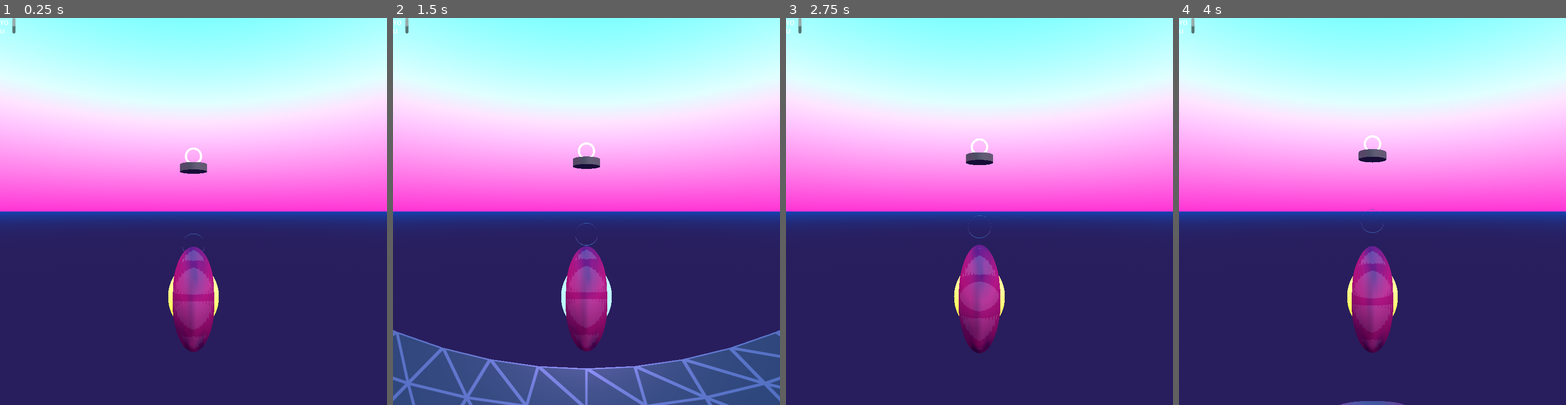
Above: before the commit, frames 1-4 (left to right).
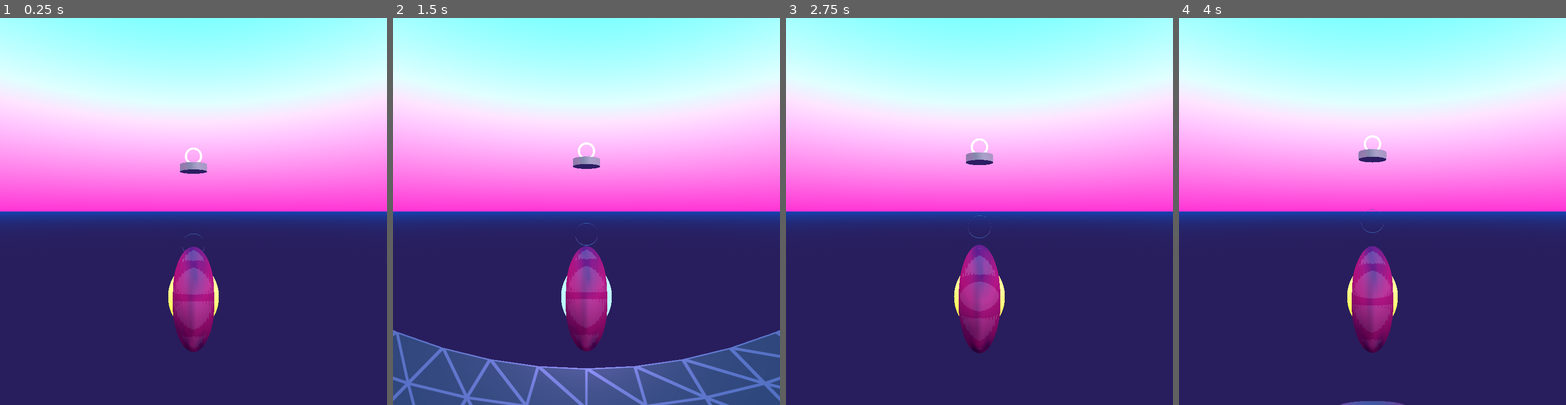
Above: after the commit, the same moments.

Repository: nergnezor/wheel
Game: Godot game, scene res://world.tscn
The game is run twice, just before and just after one commit, with the same random seed, the same clock (stepped at 60 frames per second) and the same inputs.
Inputs (mouse positions are in pixels of both pictures, inside the frame that each line leads up to):
- Up to frame 1 (0.25 s): no input
- Up to frame 2 (1.5 s): move the mouse to (671, 192) at 0.52 s; hold Right (ui_right) 0.53-1.28 s; click (671, 192) at 0.67 s; move the mouse to (509, 230) at 1.27 s; hold Down (ui_down) from 1.28 s (still down); click (509, 230) at 1.42 s
- Up to frame 3 (2.75 s): move the mouse to (1018, 126) at 2.02 s; release Down (ui_down) at 2.03 s; hold Right (ui_right) from 2.03 s (still down); click (1018, 126) at 2.17 s
- Up to frame 4 (4 s): move the mouse to (1353, 288) at 2.77 s; release Right (ui_right) at 2.78 s; hold Up (ui_up) 2.78-3.53 s; click (1353, 288) at 2.92 s; move the mouse to (1488, 269) at 3.52 s; hold Left (ui_left) from 3.53 s (still down); click (1488, 269) at 3.67 s

The runs differ from the first frame. In frame 1, 0.2% of the frame differs, in the area x 0-54%, y 0-41%; in frame 2, 0.3%; in frame 3, 0.3%; in frame 4, 0.3%, in the area x 0-54%, y 0-38%.

Commit message:
win label

Diff:
--- a/player.gd
+++ b/player.gd
@@ -1,7 +1,7 @@
 extends RigidBody3D
 @onready var orb: MeshInstance3D = $orb
 @onready var camera = get_node("../camera")
-# @onready var goal = $goal
+@onready var win_label: Label3D = get_node("../camera/win_label")
 var timer = 0
 const TIMEOUT = 10
 
@@ -13,6 +13,8 @@
 var spin_direction = 1
 var material: StandardMaterial3D
 var rotate_progress = 1
+var win_progress = 1
+
 func _ready():
 	start_transform = transform
 	material = orb.get_active_material(0)
@@ -57,6 +59,11 @@
 		timer = 0
 		return
 
+	if win_progress < 1:
+		win_progress += 0.1
+		win_label.transform.origin.z += 1
+
+
 	timer += delta
 	if (timer > TIMEOUT):
 		reset()
@@ -71,22 +78,14 @@
 	camera.transform.origin = start_transform.origin
 	linear_velocity = Vector3()
 	angular_velocity = Vector3()
+	win_label.hide()
 
 func win():
 	print("Win")
-	# Display win screen
-	# Get the win screen
-	var win_screen = get_node("../win_screen")
-#	win_screen.show()
-	# Pause the game
-	paused = true
-	# Reset the game after 5 seconds
-	# await(self, "win_screen_timeout")
-
-
-
-	# Reset
-	reset()
+	win_label.show()
+	linear_velocity = Vector3()
+	angular_velocity = Vector3()
+	timer = 0
 
 func set_gravity():
 	PhysicsServer3D.area_set_param(get_world_3d().get_space(), PhysicsServer3D.AREA_PARAM_GRAVITY, gravity)
--- a/world.tscn
+++ b/world.tscn
@@ -99,6 +99,8 @@
 }
 point_count = 2
 
+[sub_resource type="StandardMaterial3D" id="StandardMaterial3D_7mr06"]
+
 [sub_resource type="StandardMaterial3D" id="StandardMaterial3D_ocr2k"]
 emission_enabled = true
 emission = Color(0.796078, 0.741176, 0.298039, 1)
@@ -161,6 +163,18 @@
 visible = false
 shadow_enabled = true
 
+[node name="win_label" type="Label3D" parent="camera"]
+unique_name_in_owner = true
+transform = Transform3D(1, 0, 0, 0, 1, 0, 0, 0, 1, 0, 0, -0.455)
+visible = false
+pixel_size = 0.001
+modulate = Color(0.317647, 0.576471, 0.45098, 1)
+outline_modulate = Color(0.141176, 0.290196, 0.160784, 1)
+text = "You win!"
+font_size = 125
+outline_size = 37
+width = 200.0
+
 [node name="track" type="Node3D" parent="."]
 unique_name_in_owner = true
 
@@ -193,6 +207,7 @@
 radius = 12.559
 height = 6.536
 sides = 32
+material = SubResource("StandardMaterial3D_7mr06")
 
 [node name="CSGTorus3D" type="CSGTorus3D" parent="goal"]
 transform = Transform3D(1.91069e-15, 4.37114e-08, 1, 1, -4.37114e-08, 0, 4.37114e-08, 1, -4.37114e-08, 0, 11, 0)
@@ -202,10 +217,5 @@
 ring_sides = 12
 material = SubResource("StandardMaterial3D_ocr2k")
 
-[node name="RichTextLabel" type="RichTextLabel" parent="."]
-offset_right = 40.0
-offset_bottom = 40.0
-text = "YOU WIN"
-
 [connection signal="body_entered" from="player" to="player" method="_on_body_entered"]
 [connection signal="body_exited" from="player" to="player" method="_on_body_exited"]
Not shown: 1 places in world.tscn that only renumber resources
Not shown, changed: web/index.html
Not shown, changed: web/index.pck
